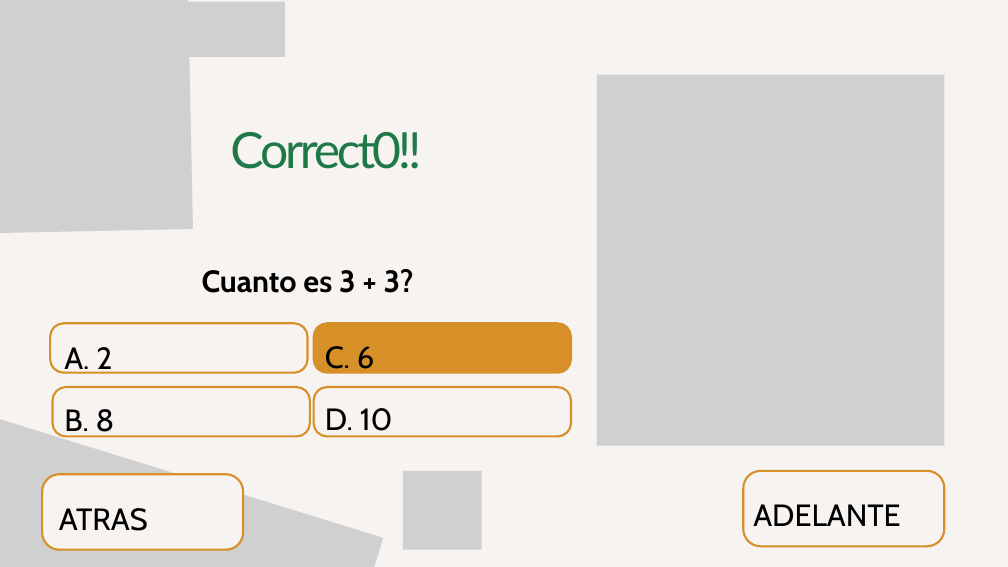
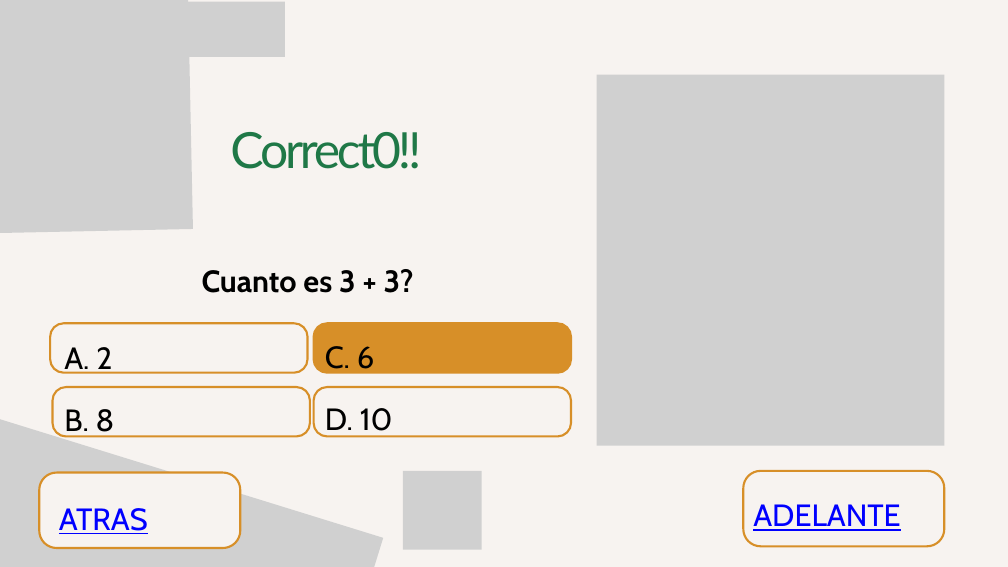
Before and after one commit to Galia-Landeros/EduMotion, a slide deck: slide 11 of assets/ppt/Green and Orange Illustrative Quiz Time Presentation.pptx. Drawn at 1008x567 pixels with LibreOffice and Linux fonts; fonts in the diff are those of the drawing; grey boxes stand for pictures; background and template pictures are left out. Boxes give left, top, right and bottom in pixels: in the first picture for what was removed or moved away, otherwise in the second. Text is boxed around its words. In the diff, an @@ line names an element or a change of style, - is before the commit and + after.

```diff
--- a/assets/ppt/Green and Orange Illustrative Quiz Time Presentation.pptx
+++ b/assets/ppt/Green and Orange Illustrative Quiz Time Presentation.pptx
@@ freeform shape at (39,473,240,548): outline redrawn @@
@@ text "ATRAS" at (59,508,148,534): text colour #000000 to #0000FF, underline on @@
@@ text "ADELANTE" at (753,504,900,531): text colour #000000 to #0000FF, underline on @@
```
Also in this commit, not shown: 11 other slides changed, 11 other files.
